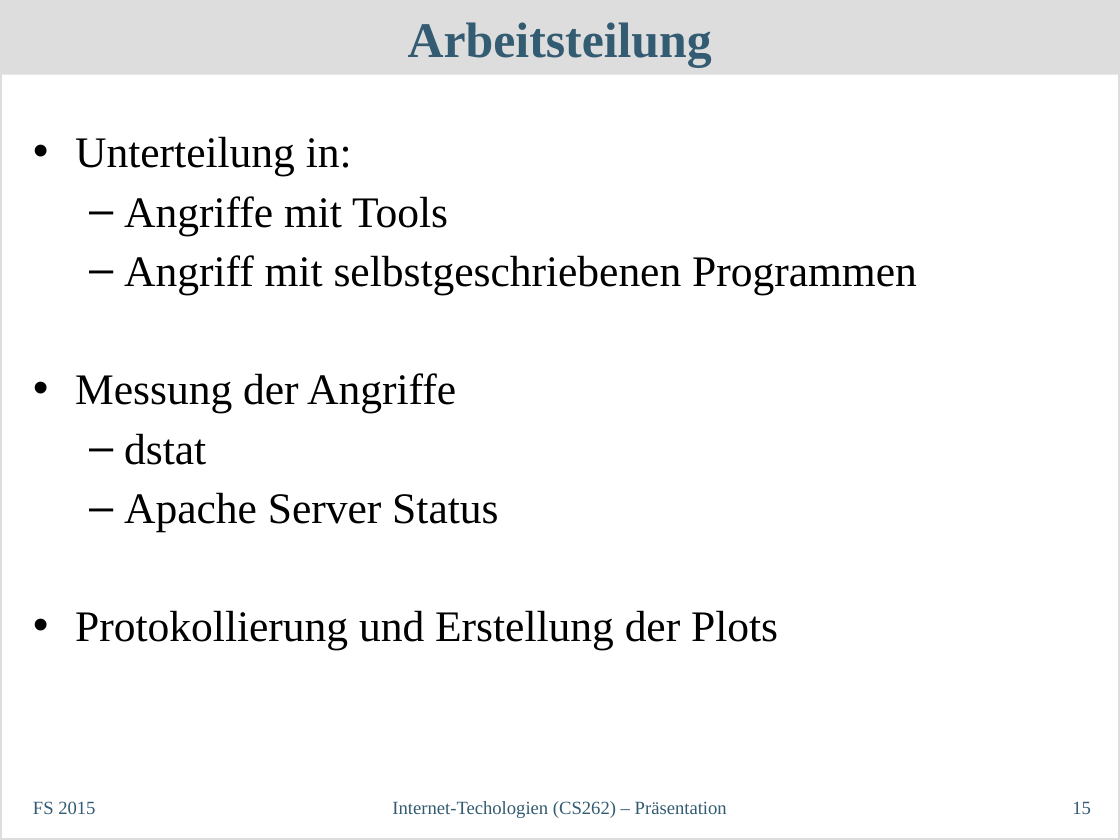
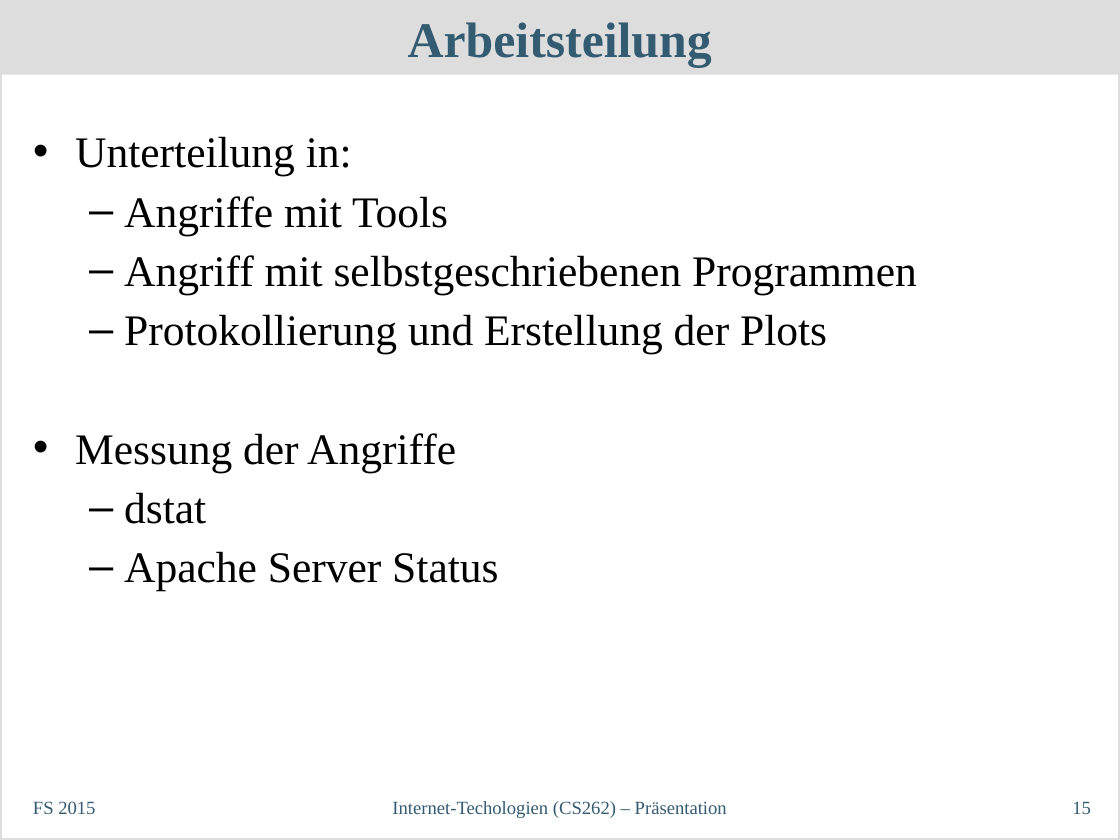
Before and after one commit to philipp-oldenburg/dos, a slide deck: slide 15 of Abschlusspräsentation/InetTech-Präsentation.odp. Drawn at 1120x840 pixels with LibreOffice and Linux fonts; fonts in the diff are those of the drawing. Boxes give left, top, right and bottom in pixels: in the first picture for what was removed or moved away, otherwise in the second. Text is boxed around its words. In the diff, an @@ line names an element or a change of style, - is before the commit and + after.

Commit message:
small change

```diff
--- a/Abschlusspräsentation/InetTech-Präsentation.odp
+++ b/Abschlusspräsentation/InetTech-Präsentation.odp
@@ text at (124,314,827,354): paragraph added @@
+  – Protokollierung und Erstellung der Plots
@@ text at (75,610,778,650): paragraph removed @@
-• Protokollierung und Erstellung der Plots
```
